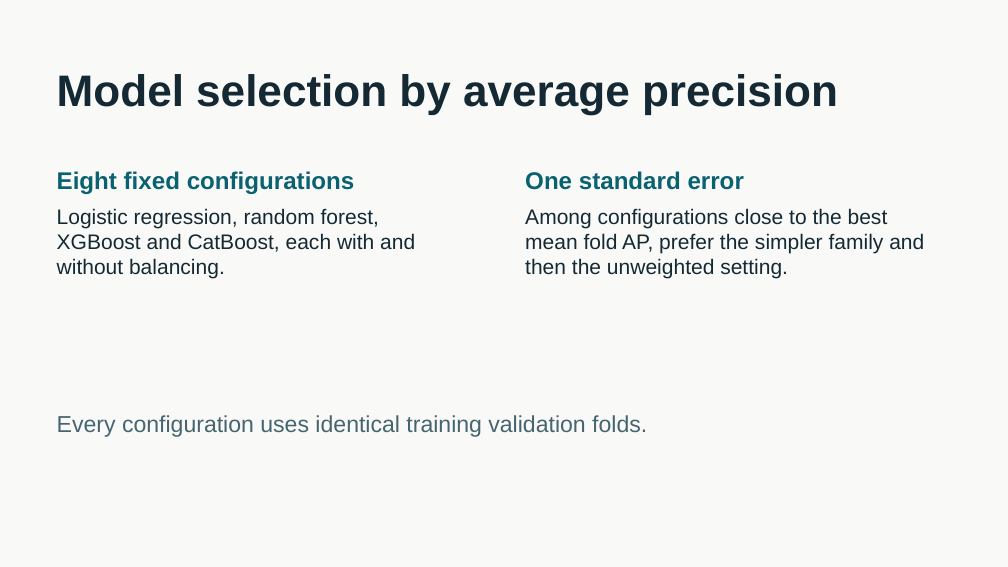
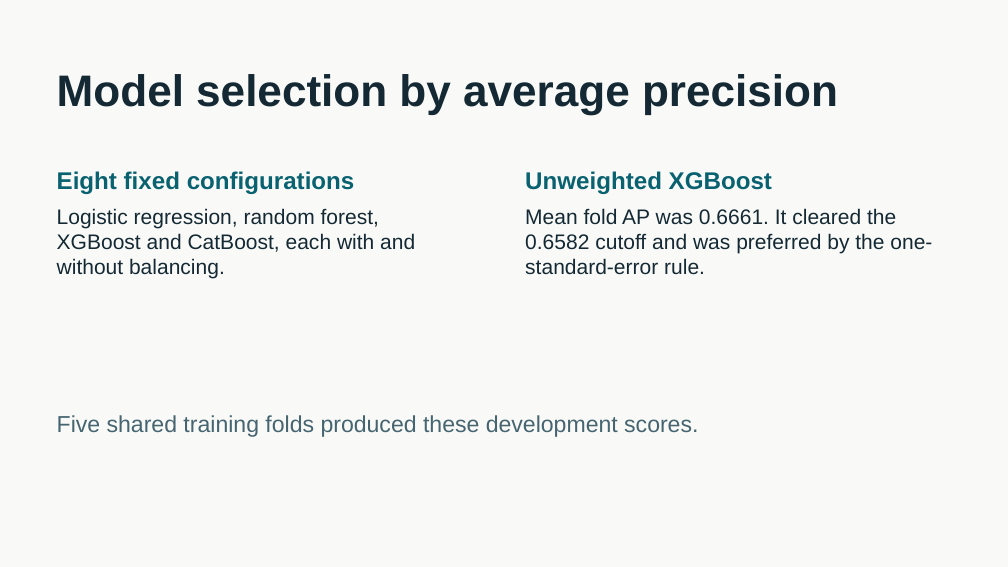
Before and after one commit to feras17009-stack/customer-churn-group-6, a slide deck: slide 3 of reports/churn_project_pitch.pptx. Drawn at 1008x567 pixels with LibreOffice and Linux fonts; fonts in the diff are those of the drawing. Boxes give left, top, right and bottom in pixels: in the first picture for what was removed or moved away, otherwise in the second. Text is boxed around its words. In the diff, an @@ line names an element or a change of style, - is before the commit and + after.

```diff
--- a/reports/churn_project_pitch.pptx
+++ b/reports/churn_project_pitch.pptx
@@ text at (525, 171, 772, 194): text changed @@
-One standard error
+Unweighted XGBoost
@@ text at (525, 208, 932, 275): text changed @@
-Among configurations close to the best mean fold AP, prefer the simpler family and then the unweighted setting.
+Mean fold AP was 0.6661. It cleared the 0.6582 cutoff and was preferred by the one-standard-error rule.
@@ text at (57, 415, 698, 437): text changed @@
-Every configuration uses identical training validation folds.
+Five shared training folds produced these development scores.
```
Also in this commit, not shown: 5 other slides changed, 2 other files.
